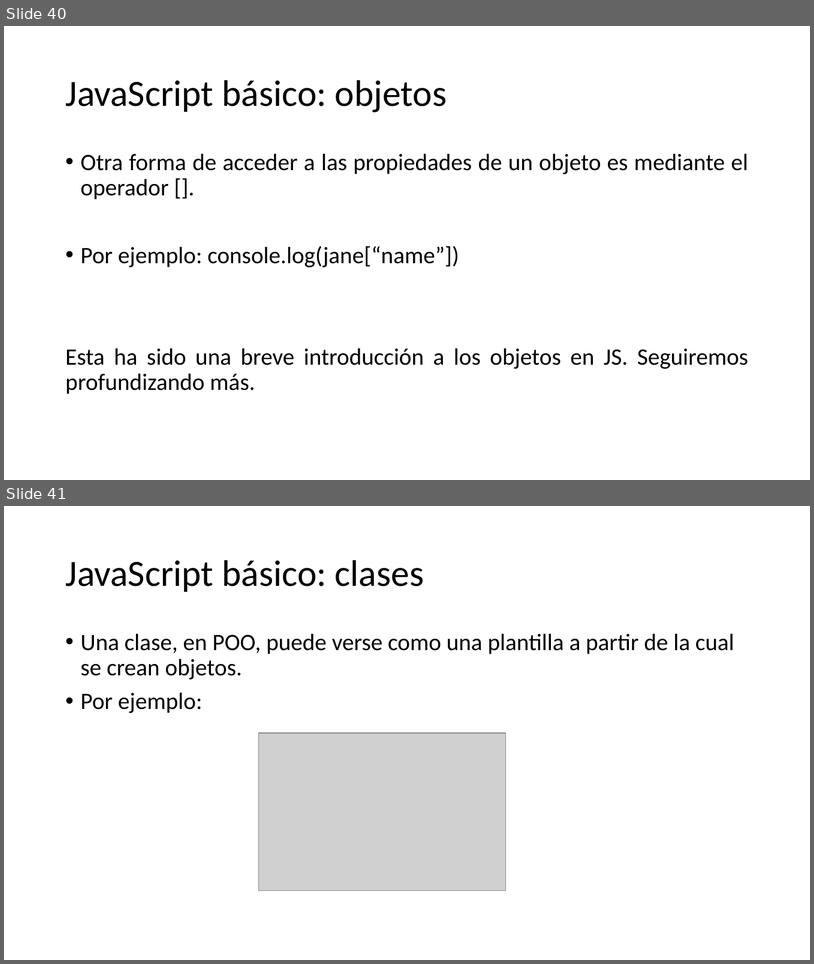
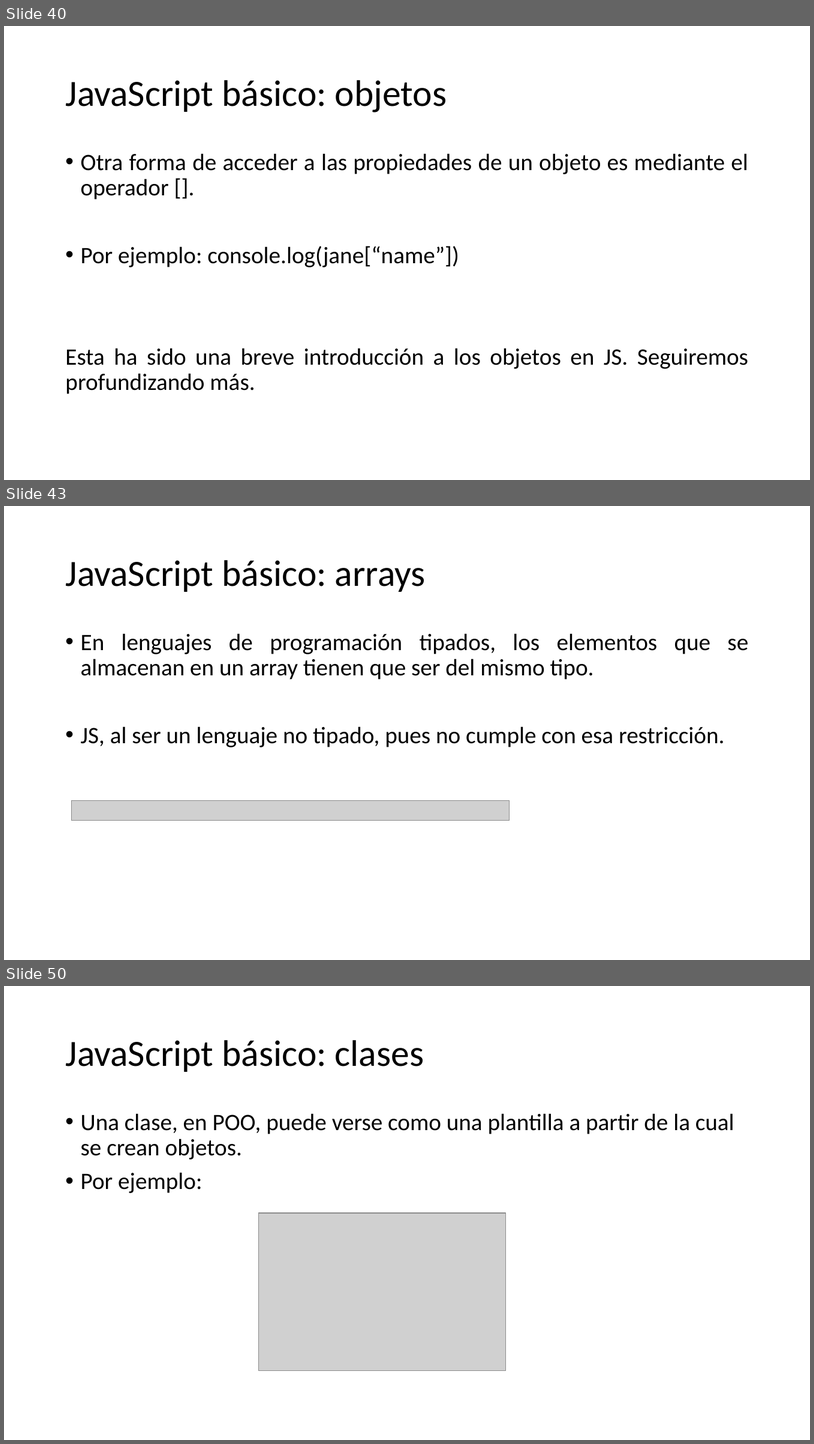
Before and after one commit to SarutobiKonohamaru/js_full_course, a slide deck: Presentacion.pptx. Shown one above the other, each under a label of ours: slides 40 and 41 before the commit, slides 40, 43 and 50 after it; the slides between them are not shown. The pictures are 814x964 and 814x1444 pixels, drawn with LibreOffice and Linux fonts; fonts in the diff are those of the drawing; grey boxes stand for pictures. Boxes give left, top, right and bottom in pixels: in the first picture for what was removed or moved away, otherwise in the second. Text is boxed around its words. In the diff, an @@ line names an element or a change of style, - is before the commit and + after.

Commit message:
Add arrays section

```diff
--- a/Presentacion.pptx
+++ b/Presentacion.pptx
@@ slide 43 added at [4, 506, 810, 960], background #FFFFFF @@
@@ title added at [65, 560, 426, 592], 44 pt, text #000000 @@
+JavaScript básico: arrays
@@ text added at [81, 633, 749, 747], 28 pt, text #000000 @@
+• En lenguajes de programación tipados, los elementos que se almacenan en un array tienen que ser del mismo tipo.
+• JS, al ser un lenguaje no tipado, pues no cumple con esa restricción.
@@ picture added at [72, 801, 510, 820] @@
@@ what was slide 41 is now slide 50 @@
```
Also in this commit, not shown: 9 other slides added.
